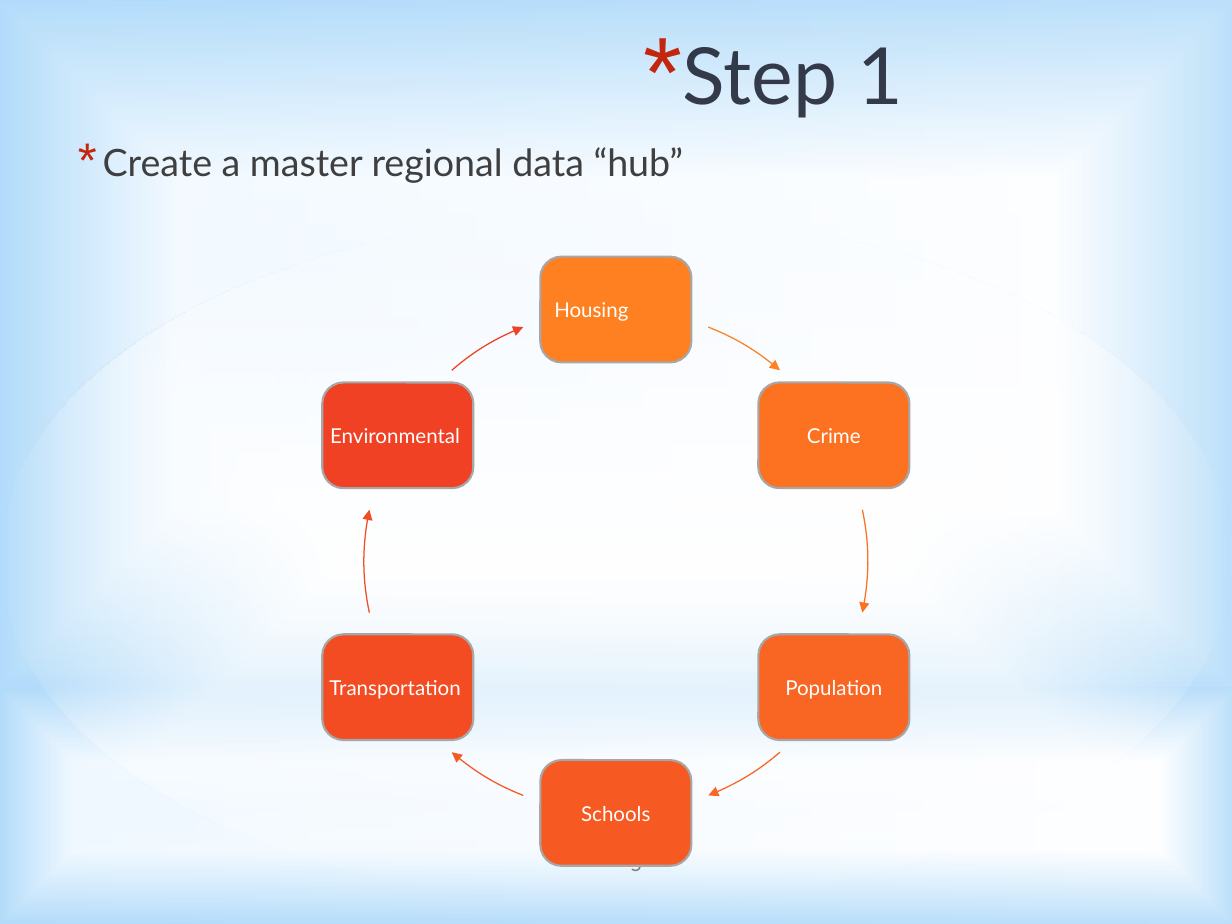
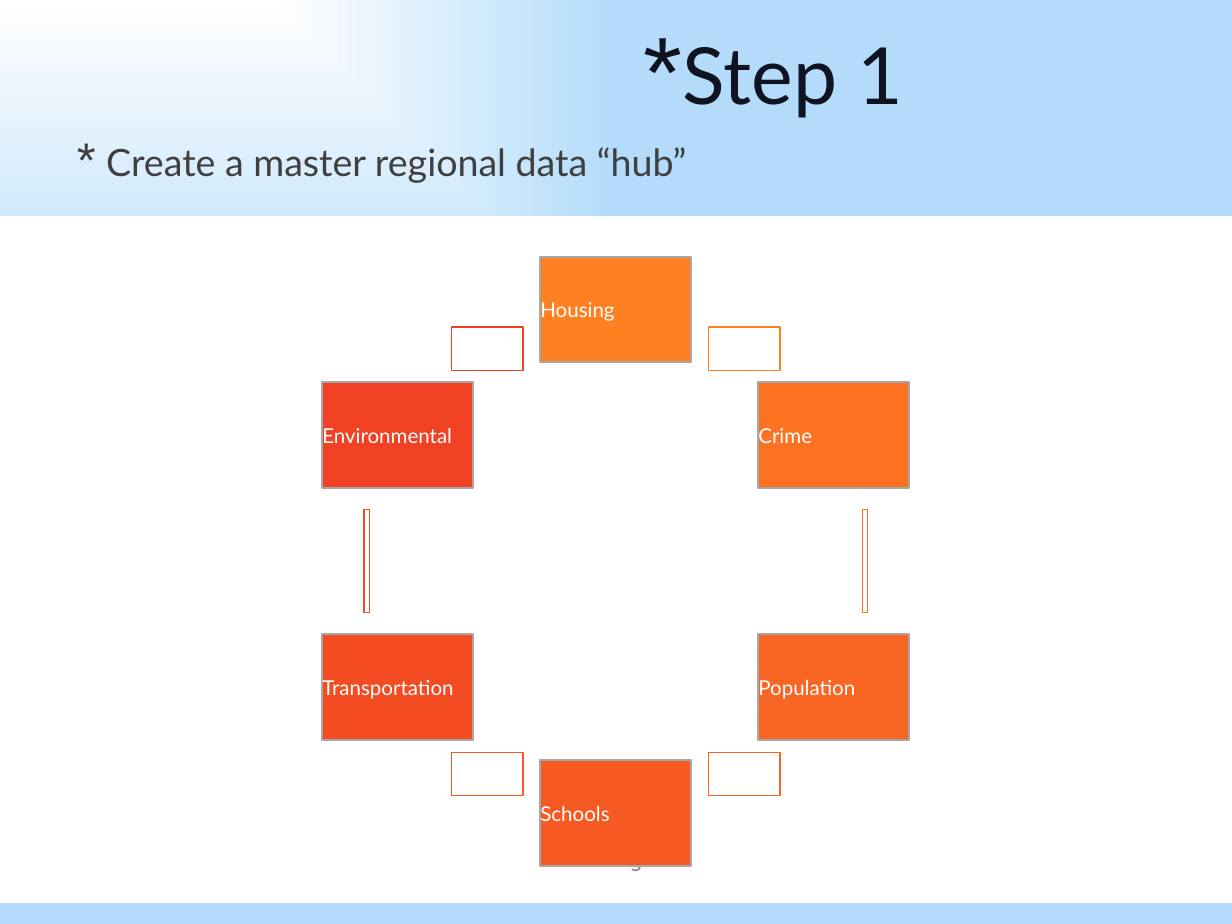
Before and after one commit to dssg/land-bank, a slide deck: slide 5 of Thursday_Presentation.pptx. Drawn at 1232x924 pixels with LibreOffice and Linux fonts; fonts in the diff are those of the drawing. Boxes give left, top, right and bottom in pixels: in the first picture for what was removed or moved away, otherwise in the second. Text is boxed around its words. In the diff, an @@ line names an element or a change of style, - is before the commit and + after.

```diff
--- a/Thursday_Presentation.pptx
+++ b/Thursday_Presentation.pptx
@@ background gradient #A7D9FF to #FFFFFF to #FFFFFF @@
@@ text "Step 1" at (x1=683, y1=47, x2=903, y2=118): text colour #101322 at 82% opacity to #101322; indent changed @@
@@ text "Create a master regional data ..." at (x1=106, y1=147, x2=687, y2=183): indent changed @@
@@ ellipse removed at (x1=0, y1=216, x2=1232, y2=903) @@
@@ rectangle added at (x1=0, y1=216, x2=1232, y2=903), fill #FFFFFF @@
@@ group removed at (x1=363, y1=326, x2=867, y2=796): 6 freeform shapes @@
@@ rectangle added at (x1=452, y1=326, x2=524, y2=370), outline #F14124 0.74 pt @@
@@ rectangle added at (x1=708, y1=326, x2=780, y2=370), outline #FF8021 0.74 pt @@
@@ alignment centre to left; rounded rectangle to rectangle in 6 elements at (x1=541, y1=256, x2=692, y2=362), (x1=759, y1=382, x2=910, y2=488), (x1=759, y1=634, x2=910, y2=740), (x1=541, y1=760, x2=692, y2=866), (x1=323, y1=634, x2=474, y2=740), (x1=323, y1=382, x2=474, y2=488) @@
@@ rectangle added at (x1=0, y1=508, x2=1232, y2=816), fill gradient #FFFFFF to #B4DCFA @@
@@ rectangle added at (x1=365, y1=510, x2=370, y2=614), outline #F34C23 0.74 pt @@
@@ rectangle added at (x1=862, y1=510, x2=867, y2=614), outline #FC7221 0.74 pt @@
@@ rectangle added at (x1=452, y1=753, x2=524, y2=796), outline #F65922 0.74 pt @@
@@ rectangle added at (x1=708, y1=753, x2=780, y2=796), outline #F96522 0.74 pt @@
```
Also in this commit, not shown: 22 other slides changed, 1 other file.
